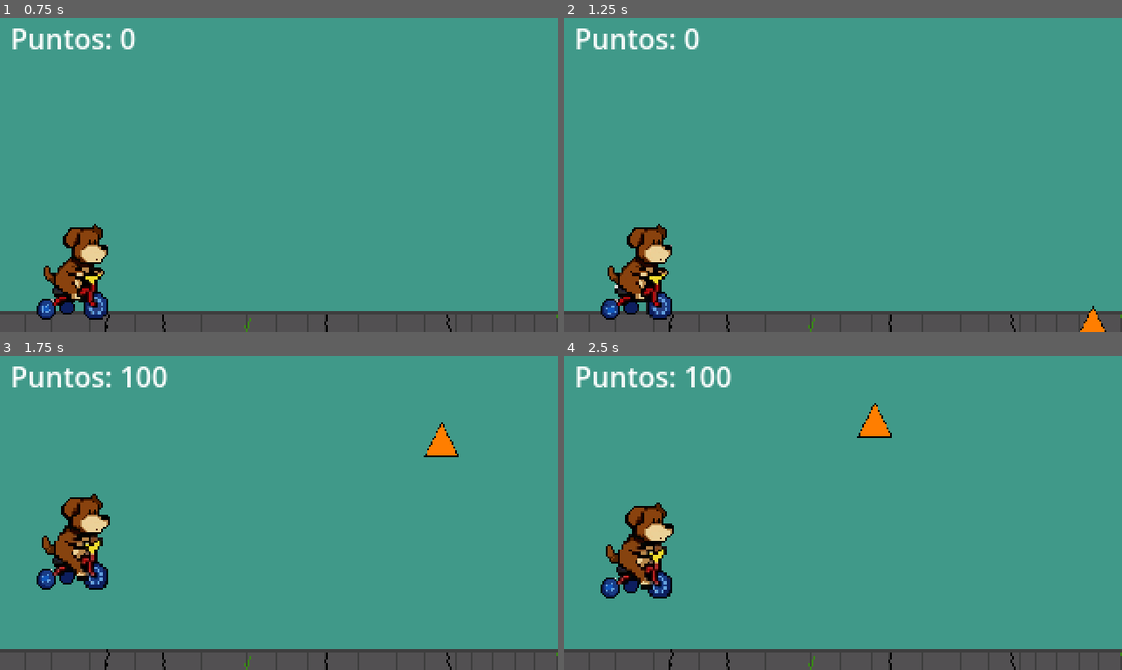
Above: before the commit, frames 1-4 (two rows, left to right).
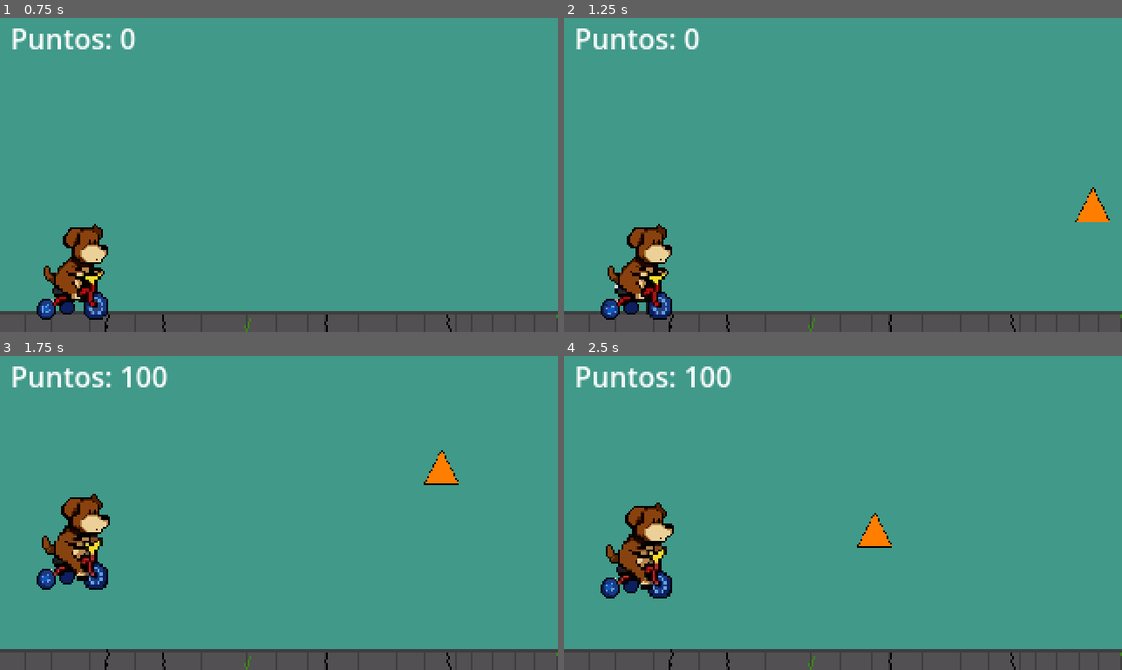
Above: after the commit, the same moments.

Repository: agusgonz/sideproject-gamejam
Game: Godot game, scene res://UI/MenuInicio.tscn
The game is run twice, just before and just after one commit, with the same random seed, the same clock (stepped at 60 frames per second) and the same inputs.
Inputs:
- Up to frame 1 (0.75 s): click "Empezar" at 0.5 s
- Up to frame 2 (1.25 s): no input
- Up to frame 3 (1.75 s): tap Down (crouch) at 1.35 s; tap Space (jump) at 1.52 s
- Up to frame 4 (2.5 s): tap Down (crouch) at 2.1 s; tap Space (jump) at 2.27 s

Frame 1 is identical in both runs. In frame 2, 0.6% of the frame differs, in the area x 91-98%, y 53-100%; in frame 3, 0.7%; in frame 4, 0.8%, in the area x 52-59%, y 15-62%.

Commit message:
added difficulty shi

Diff:
--- a/entidades/obstaculo_estatico.gd
+++ b/entidades/obstaculo_estatico.gd
@@ -5,13 +5,14 @@
 const ENVIRONMENT_SPEED = 100.0
 @onready var sprite_2d: Sprite2D = $Sprite2D
 @onready var collision_shape_2d: CollisionShape2D = $Hitbox/CollisionShape2D
+var difficulty := 1
 
 func _ready() -> void:
 	sprite_2d.texture = recurso.texture
 	collision_shape_2d.shape = recurso.colisionForma
 
 func _physics_process(delta: float) -> void:
-	velocity = Vector2.LEFT * ENVIRONMENT_SPEED
+	velocity = Vector2.LEFT * ENVIRONMENT_SPEED * difficulty
 	move_and_slide()
 
 
--- a/entidades/obstaculo_movil.gd
+++ b/entidades/obstaculo_movil.gd
@@ -10,6 +10,8 @@
 @onready var collision_shape_2d: CollisionShape2D = $Hitbox/CollisionShape2D
 
 var time_passed : float = 0.0
+var difficulty := 1
+var changing_amplitude := zigzag_amplitude
 
 func _ready() -> void:
 	sprite_2d.texture = recurso.texture
@@ -17,8 +19,8 @@
 
 func _physics_process(delta: float) -> void:
 	time_passed += delta
-
-	velocity.x = -ENVIRONMENT_SPEED
+	changing_amplitude = zigzag_amplitude * difficulty
+	velocity.x = -ENVIRONMENT_SPEED * difficulty
 
 	velocity.y = cos(time_passed * zigzag_frequency) * zigzag_amplitude
 
--- a/entidades/obstaculo_movil.tscn
+++ b/entidades/obstaculo_movil.tscn
@@ -5,6 +5,8 @@
 
 [node name="ObstaculoMovil" unique_id=1215452562 instance=ExtResource("1_qv6kh")]
 script = ExtResource("2_656ls")
+zigzag_amplitude = 100.0
+zigzag_frequency = 3.5
 
 [node name="Sprite2D" parent="." index="0" unique_id=107439700]
 scale = Vector2(0.625, 0.625)
--- a/main.tscn
+++ b/main.tscn
@@ -9,8 +9,9 @@
 [ext_resource type="PackedScene" uid="uid://07qkgw2vte2n" path="res://UI/MenuGameOver.tscn" id="5_272bh"]
 
 [sub_resource type="Curve" id="Curve_1bvp3"]
-_data = [Vector2(0, 1), 0.0, 0.0, 0, 0, Vector2(1, 1), 0.0, 0.0, 0, 0]
-point_count = 2
+_limits = [0.0, 4.0, 0.0, 12000.0]
+_data = [Vector2(0, 1.0112361), 0.0, 0.0, 0, 0, Vector2(4228.9155, 2.3703704), 0.0, 0.0, 0, 0, Vector2(12000, 4), 0.0, 0.0, 0, 0]
+point_count = 3
 
 [sub_resource type="RectangleShape2D" id="RectangleShape2D_of8oi"]
 size = Vector2(493.75, 4.625)
@@ -93,6 +94,7 @@
 script = ExtResource("4_1bvp3")
 
 [connection signal="gameover" from="GameManager" to="CanvasLayerUI" method="_on_game_manager_gameover"]
+[connection signal="score_changed" from="GameManager" to="SpawnManager" method="_on_game_manager_score_changed"]
 [connection signal="score_changed" from="GameManager" to="CanvasLayerUI/ScoreLabel" method="_on_game_manager_score_changed"]
 [connection signal="timeout" from="GameManager/ScoreTimer" to="GameManager" method="_on_score_timer_timeout"]
 [connection signal="timeout" from="SpawnManager/SpawnTimer" to="SpawnManager" method="_on_spawn_timer_timeout"]
--- a/managers/spawn_manager.gd
+++ b/managers/spawn_manager.gd
@@ -16,6 +16,9 @@
 const OBSTACULO_MOVIL = preload("uid://dnkpu3bb3pbsj")
 
 var enemigos := [CONO, OBJETO_VOLADOR, OBJETO_MOVIBLE]
+var difficulty := 1.0
+
+@onready var spawn_timer_default_wait = spawn_timer.wait_time
 
 # Called when the node enters the scene tree for the first time.
 func _ready() -> void:
@@ -45,3 +48,9 @@
 
 
 	obstaculoInstanciado.global_position = spawnPointsGlobalPosition
+	obstaculoInstanciado.difficulty = difficulty
+
+
+func _on_game_manager_score_changed(score: Variant) -> void:
+	difficulty = difficultyCurve.sample(clamp(score, difficultyCurve.min_domain, difficultyCurve.max_domain))
+	spawn_timer.wait_time = spawn_timer_default_wait / difficulty
